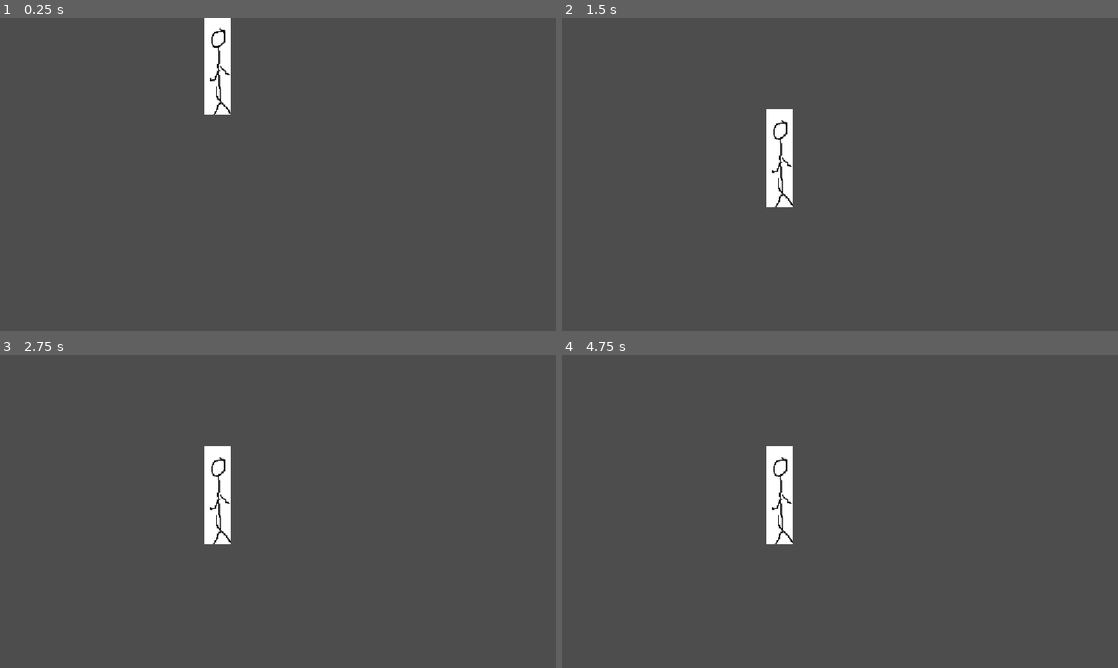
Above: before the commit, frames 1-4 (two rows, left to right).
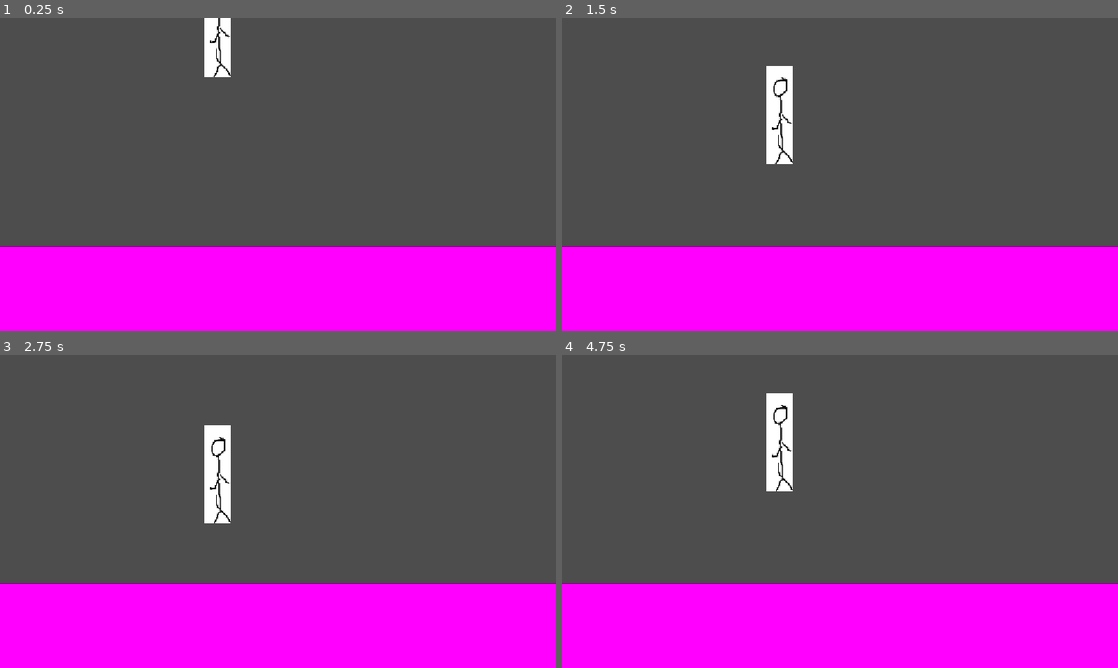
Above: after the commit, the same moments.

Repository: RishitJain-dev/PogoPheus
Game: Godot game, scene res://scenes/level.tscn
The game is run twice, just before and just after one commit, with the same random seed, the same clock (stepped at 60 frames per second) and the same inputs. The project has no main scene, so this scene is started directly.
Inputs:
- Up to frame 1 (0.25 s): no input
- Up to frame 2 (1.5 s): no input
- Up to frame 3 (2.75 s): no input
- Up to frame 4 (4.75 s): no input

The runs differ from the first frame. In frame 1, 28% of the frame differs, in the area x 0-100%, y 0-100%; in frame 2, 29%; in frame 3, 28%; in frame 4, 29%, in the area x 0-100%, y 12-100%.

Commit message:
physics begins to work

Diff:
--- a/project/scenes/character.tscn
+++ b/project/scenes/character.tscn
@@ -13,6 +13,6 @@
 position = Vector2(0, -100)
 texture = ExtResource("2_lrhn5")
 
-[node name="CollisionShape2D" type="CollisionShape2D" parent="." unique_id=1867472084]
+[node name="CharacterCollisionBox" type="CollisionShape2D" parent="." unique_id=1867472084]
 position = Vector2(-1, -71)
 shape = SubResource("RectangleShape2D_xcss6")
--- a/project/scenes/level.tscn
+++ b/project/scenes/level.tscn
@@ -3,15 +3,23 @@
 [ext_resource type="PackedScene" uid="uid://dqojtyf4in0y3" path="res://scenes/character.tscn" id="1_2q6dc"]
 
 [sub_resource type="RectangleShape2D" id="RectangleShape2D_xcss6"]
-size = Vector2(1165, 134)
+size = Vector2(1681, 134)
+
+[sub_resource type="NoiseTexture2D" id="NoiseTexture2D_xcss6"]
 
 [node name="Node2D" type="Node2D" unique_id=595287875]
 
 [node name="Character" parent="." unique_id=261713197 instance=ExtResource("1_2q6dc")]
 position = Vector2(451, 101)
+spring_constant = 8
 
 [node name="CollisionShape2D" type="StaticBody2D" parent="." unique_id=1048205445]
 
 [node name="CollisionShape2D" type="CollisionShape2D" parent="CollisionShape2D" unique_id=912621717]
-position = Vector2(583, 516)
+position = Vector2(539, 539)
 shape = SubResource("RectangleShape2D_xcss6")
+
+[node name="Sprite2D" type="Sprite2D" parent="." unique_id=2070223103]
+position = Vector2(547.5, 727)
+scale = Vector2(3.3183594, 1)
+texture = SubResource("NoiseTexture2D_xcss6")
--- a/project/scripts/character.gd
+++ b/project/scripts/character.gd
@@ -1,21 +1,22 @@
 extends CharacterBody2D
 
 @export var spring_length: int = 100
-@export var spring_constant: int = 1000
+@export var spring_constant: int = 3.5
 @export var mass: int = 5
-
 
 # Called when the node enters the scene tree for the first time.
 func _physics_process(delta: float) -> void:
 	var space_state = get_world_2d().direct_space_state
-	var query = PhysicsRayQueryParameters2D.create(Vector2(0, 0), Vector2(0, 100))
+	var query = PhysicsRayQueryParameters2D.create(position, Vector2(0, 10000))
 	var result = space_state.intersect_ray(query)
 	if result:
-		var vertical_distance_to_obstacle = absi(result.position.y-position.y)
+		var vertical_distance_to_obstacle = absi(result.position.y-self.position.y)
 		if vertical_distance_to_obstacle <= spring_length:
-			var upward_force = spring_constant * (100-spring_length) #compression
+			var upward_force = spring_constant * absi((vertical_distance_to_obstacle-spring_length)) #compression
+			print("upward force: " + str(upward_force))
+			print("gravity force:" + str(9.81*mass))
 			var acceleration = upward_force/mass
 			velocity.y -= acceleration
-	velocity.y += mass * 9.81
+	velocity.y += 9.81
 	print(velocity.y)
 	move_and_slide()
